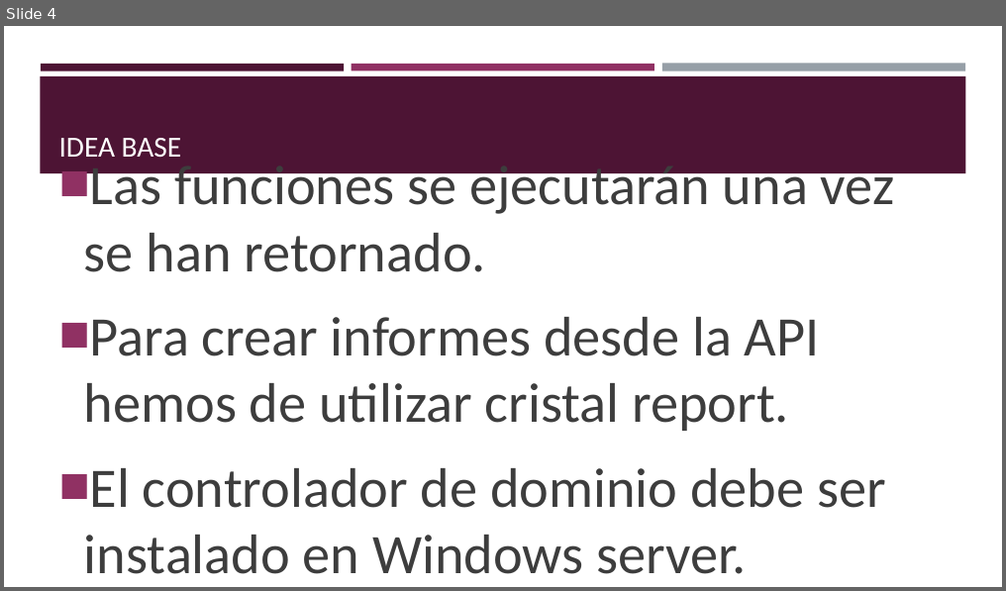
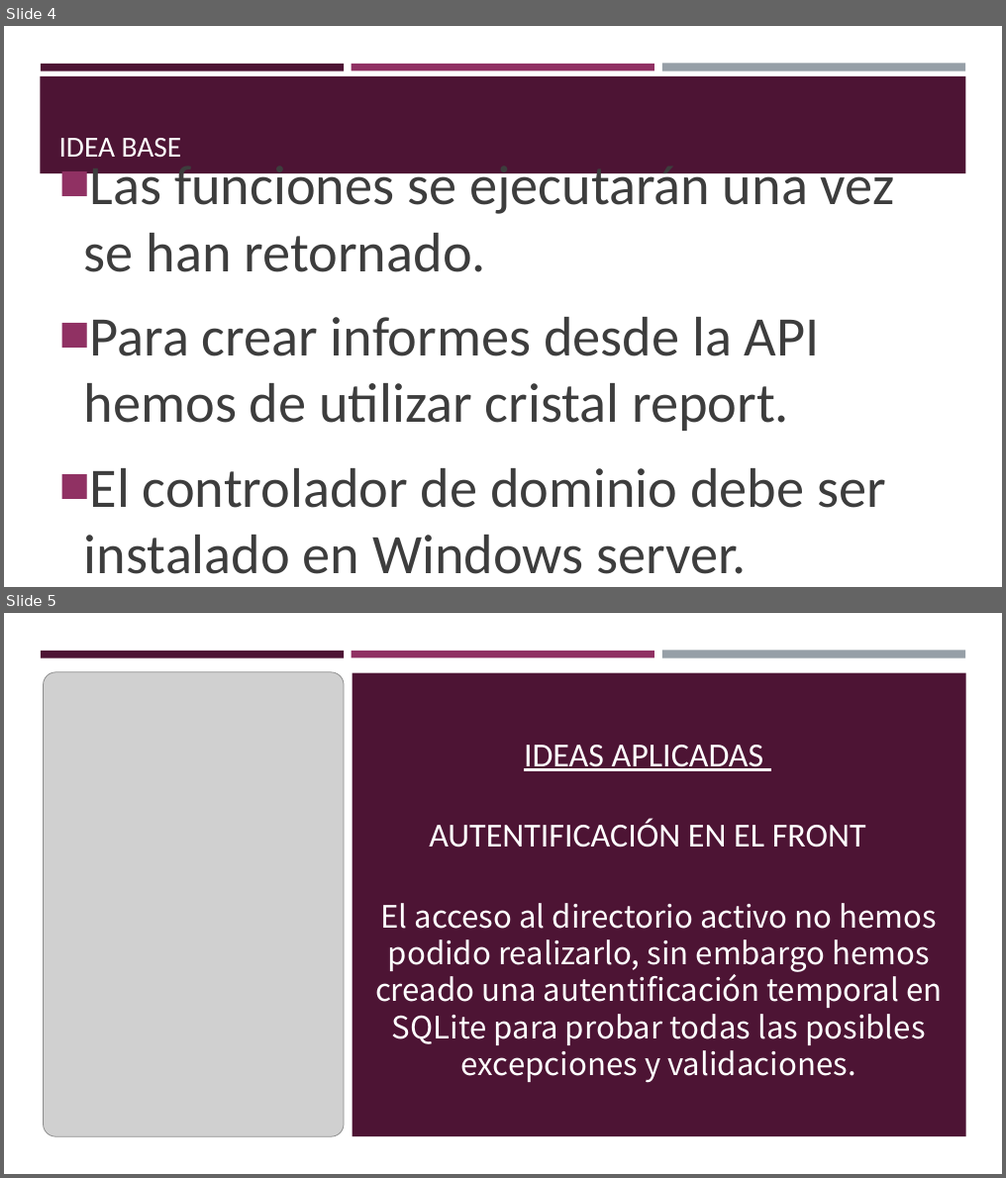
Before and after one commit to doriveramirez/ASP.NET_TUTORIAL, a slide deck: PresentacionViernes.pptx. Shown one above the other, each under a label of ours: slide 4 before the commit, slides 4 and 5 after it. The pictures are 1006x591 and 1006x1178 pixels, drawn with LibreOffice and Linux fonts; fonts in the diff are those of the drawing; grey boxes stand for pictures. Boxes give left, top, right and bottom in pixels: in the first picture for what was removed or moved away, otherwise in the second. Text is boxed around its words. In the diff, an @@ line names an element or a change of style, - is before the commit and + after.

```diff
--- a/PresentacionViernes.pptx
+++ b/PresentacionViernes.pptx
@@ slide 5 added at [4,613,1002,1174], background #FFFFFF @@
@@ rectangle added at [4,613,1002,1174], fill #FFFFFF @@
@@ rectangle added at [41,651,344,658], fill #4D1434 @@
@@ rectangle added at [351,651,654,658], fill #903163 @@
@@ rectangle added at [662,651,965,659], fill #969FA7 @@
@@ picture added at [43,672,344,1137] @@
@@ rectangle added at [352,672,966,1137], fill #4D1434 @@
@@ title added at [429,745,866,848], 32.4 pt, text #FFFFFF @@
+IDEAS APLICADAS
+AUTENTIFICACIÓN EN EL FRONT
@@ text added at [375,903,942,1083], 29.7 pt, text #FFFFFF @@
+El acceso al directorio activo no hemos podido realizarlo, sin embargo hemos creado una autentificación temporal en SQLite para probar todas las posibles excepciones y validaciones.
```
Also in this commit, not shown: 1 other slide added, 1 slide removed, 1 other file.
